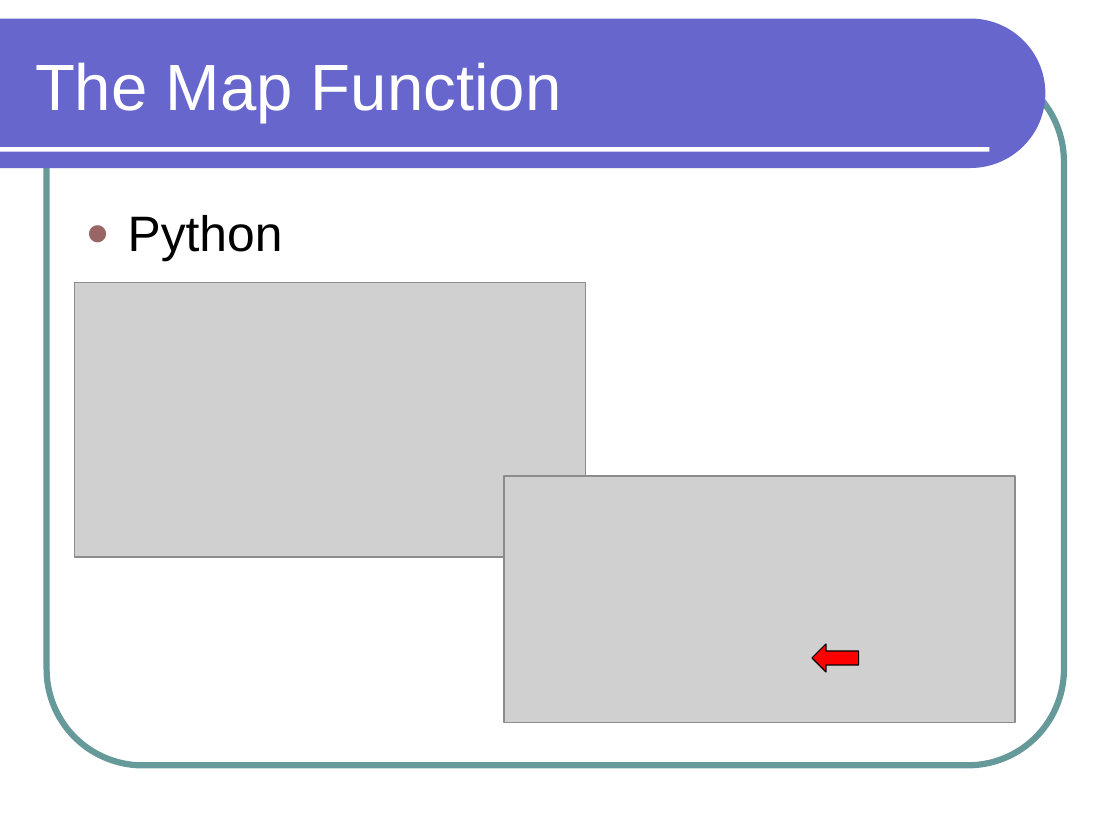
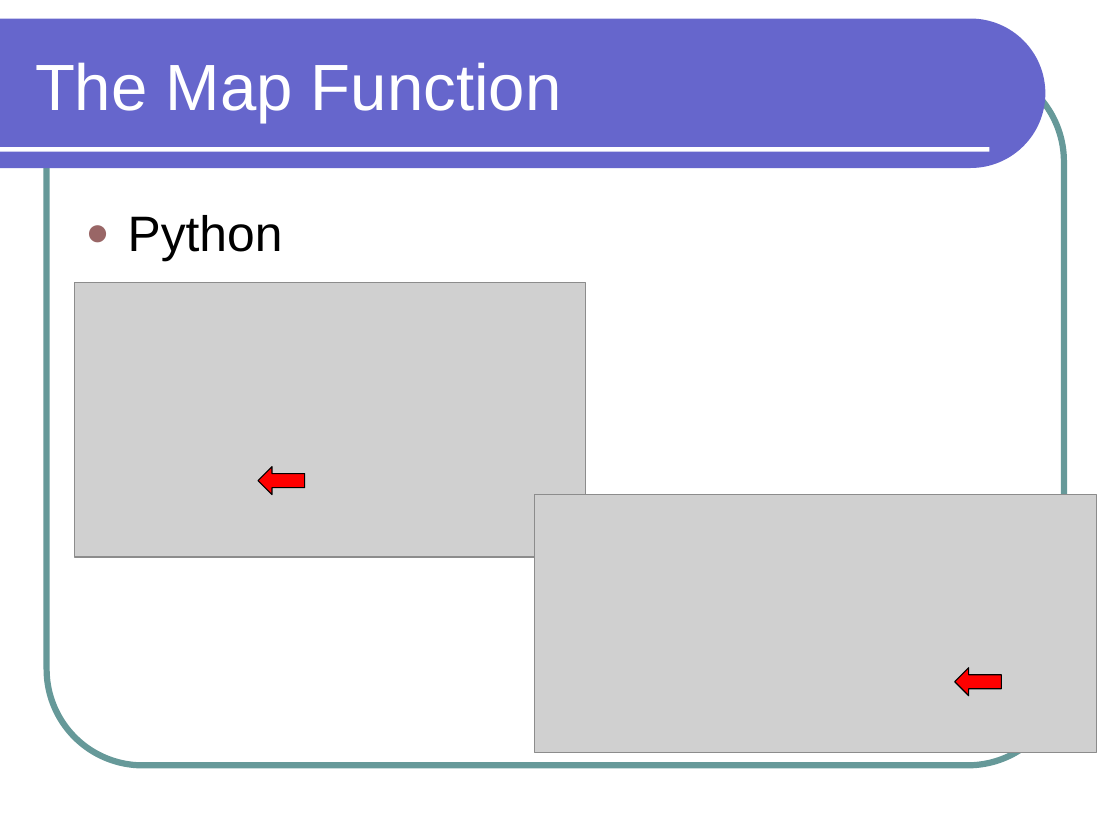
Before and after one commit to lutzhamel/CSC301, a slide deck: slide 11 of notes/csc301-ln014.ppt. Drawn at 1120x840 pixels with LibreOffice and Linux fonts; fonts in the diff are those of the drawing; grey boxes stand for pictures. Boxes give left, top, right and bottom in pixels: in the first picture for what was removed or moved away, otherwise in the second. Text is boxed around its words. In the diff, an @@ line names an element or a change of style, - is before the commit and + after.

```diff
--- a/notes/csc301-ln014.ppt
+++ b/notes/csc301-ln014.ppt
@@ left arrow added at (x1=258, y1=467, x2=305, y2=495), fill #FF0000, outline #000000 0.74 pt @@
@@ picture resized from (x1=504, y1=476, x2=1015, y2=722) to (x1=534, y1=495, x2=1095, y2=753) @@
@@ left arrow moved from (x1=812, y1=644, x2=859, y2=672) to (x1=954, y1=668, x2=1001, y2=696) @@
```
Also in this commit, not shown: 7 other slides changed, 4 slides removed, 14 other files.
